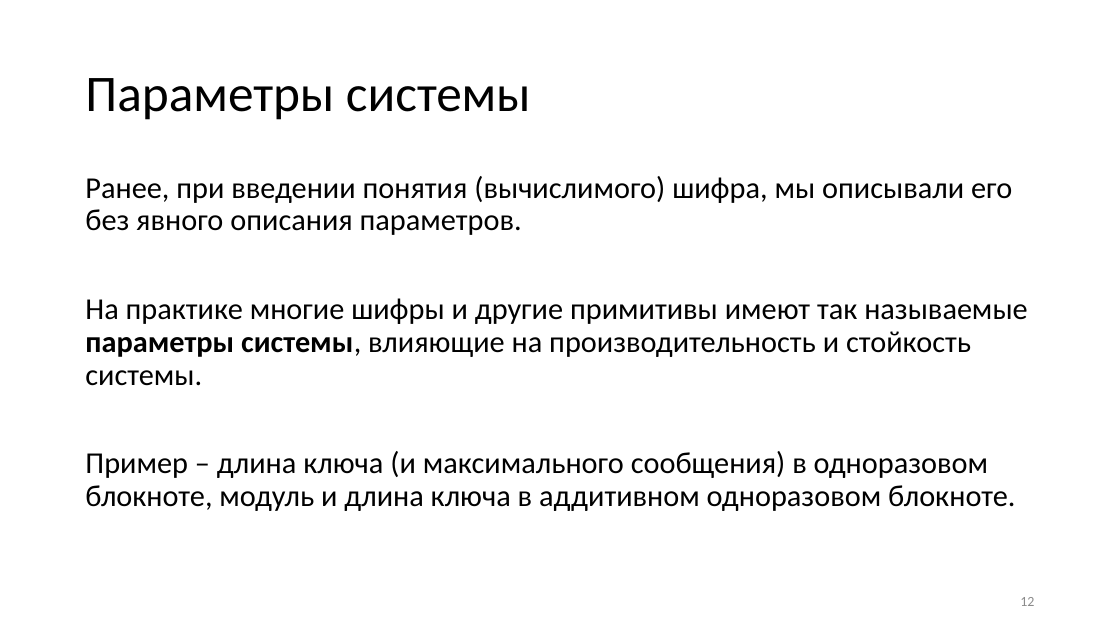
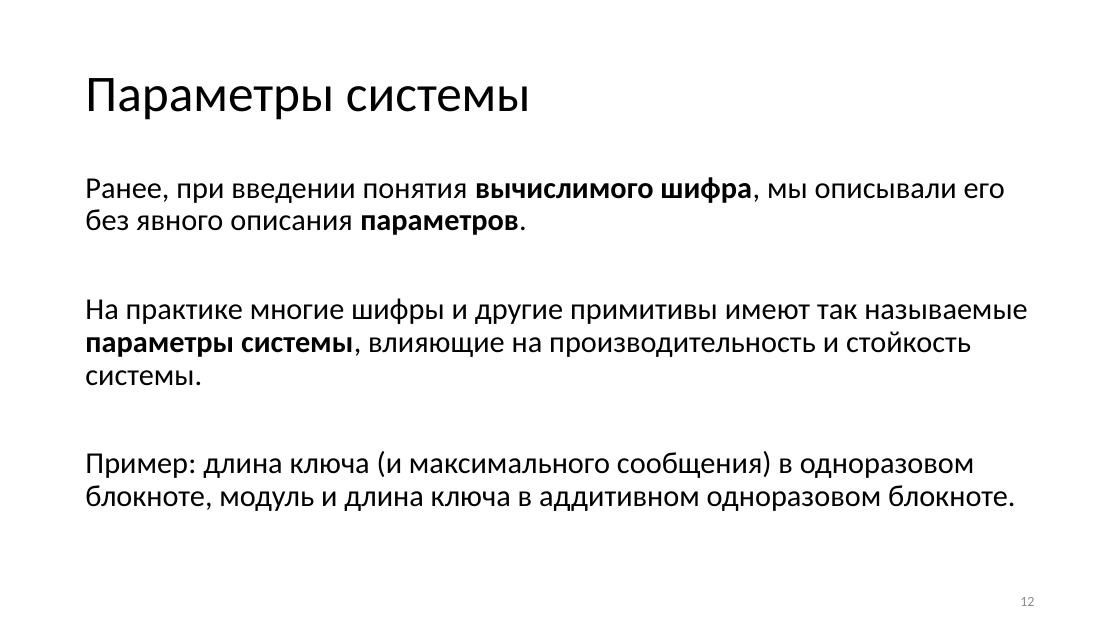
Before and after one commit to CryptoCourse/CryptoLectures, a slide deck: slide 12 of Lectures/Lecture2.pptx. Drawn at 1120x630 pixels with LibreOffice and Linux fonts; fonts in the diff are those of the drawing. Boxes give left, top, right and bottom in pixels: in the first picture for what was removed or moved away, otherwise in the second. Text is boxed around its words. In the diff, an @@ line names an element or a change of style, - is before the commit and + after.

```diff
--- a/Lectures/Lecture2.pptx
+++ b/Lectures/Lecture2.pptx
@@ text at [85,177,1005,235]: text changed @@
-Ранее, при введении понятия (вычислимого) шифра, мы описывали его без явного описания параметров.
+Ранее, при введении понятия вычислимого шифра, мы описывали его без явного описания параметров.
@@ text at [85,451,1015,511]: text changed @@
-Пример – длина ключа (и максимального сообщения) в одноразовом блокноте, модуль и длина ключа в аддитивном одноразовом блокноте.
+Пример: длина ключа (и максимального сообщения) в одноразовом блокноте, модуль и длина ключа в аддитивном одноразовом блокноте.
```
Also in this commit, not shown: 11 other slides changed, 1 slide added, 1 other file.
